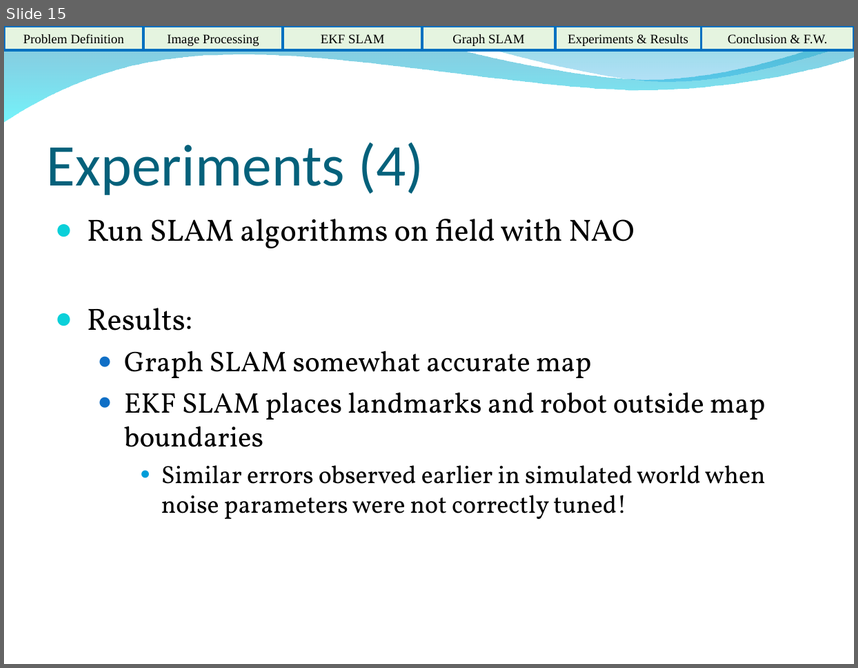
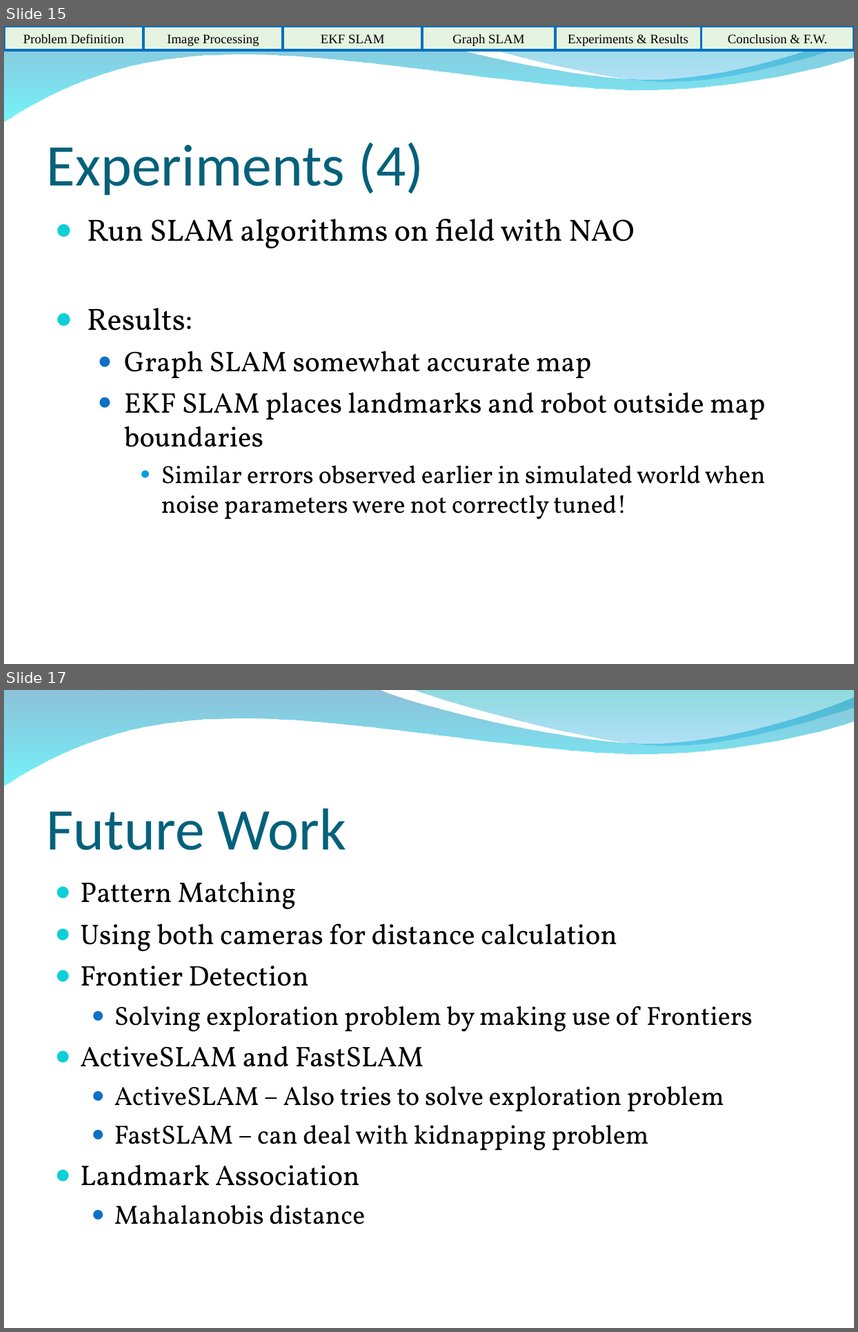
Before and after one commit to HerkyJerky/NAO-ALPHA-AS-FUCK-ROBOTS, a slide deck: Presentation Parts/Final Presentation.ppt. Shown one above the other, each under a label of ours: slide 15 before the commit, slides 15 and 17 after it; the slides between them are not shown. The pictures are 858x668 and 858x1332 pixels, drawn with LibreOffice and Linux fonts; fonts in the diff are those of the drawing; background and template pictures are left out. Boxes give left, top, right and bottom in pixels: in the first picture for what was removed or moved away, otherwise in the second. Text is boxed around its words. In the diff, an @@ line names an element or a change of style, - is before the commit and + after.

```diff
--- a/Presentation Parts/Final Presentation.ppt
+++ b/Presentation Parts/Final Presentation.ppt
@@ slide 17 added at (x1=4, y1=690, x2=854, y2=1328), background picture (left out); not listed: 2 template elements that a slide beside it also shows @@
@@ title added at (x1=47, y1=808, x2=346, y2=850), 50 pt, text #04617B @@
+Future Work
@@ text added at (x1=80, y1=881, x2=753, y2=1224), 22.2 pt, text #000000 @@
+● Pattern Matching
+● Using both cameras for distance calculation
+● Frontier Detection
+  ● Solving exploration problem by making use of Frontiers
+● ActiveSLAM and FastSLAM
+  ● ActiveSLAM – Also tries to solve exploration problem
+  ● FastSLAM – can deal with kidnapping problem
+● Landmark Association
+  ● Mahalanobis distance
```
Also in this commit, not shown: 3 slides changed.
